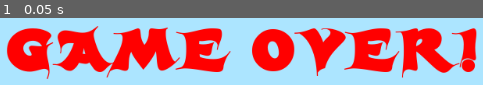
Above: before the commit, frame 1.
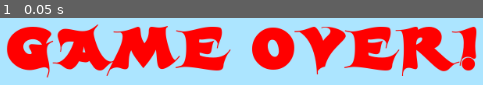
Above: after the commit, the same moment.

Repository: KennedyMungai/SimplePlatformer
Game: Godot game, scene res://Scenes/GameOver.tscn
Same seed, same stepped clock (60 frames per second), same inputs: the game is played once before the commit and once after it. This scene is started directly instead of the project's main scene.
Inputs:
- Up to frame 1 (0.05 s): no input

The runs differ from the first frame. In frame 1, 12% of the frame differs, in the area x 1-99%, y 8-92%.

Commit message:
Added an HBoxContainer node as a child of the VBoxCOntainer

Diff:
--- a/Scenes/GameOver.tscn
+++ b/Scenes/GameOver.tscn
@@ -24,9 +24,9 @@
 
 [node name="VBoxContainer" type="VBoxContainer" parent="CenterContainer"]
 margin_left = 210.0
-margin_top = 252.0
+margin_top = 250.0
 margin_right = 814.0
-margin_bottom = 348.0
+margin_bottom = 350.0
 
 [node name="Label" type="Label" parent="CenterContainer/VBoxContainer"]
 margin_right = 604.0
@@ -34,3 +34,8 @@
 custom_colors/font_color = Color( 1, 0, 0, 1 )
 custom_fonts/font = SubResource( 1 )
 text = "GAME OVER!"
+
+[node name="HBoxContainer" type="HBoxContainer" parent="CenterContainer/VBoxContainer"]
+margin_top = 100.0
+margin_right = 604.0
+margin_bottom = 100.0
